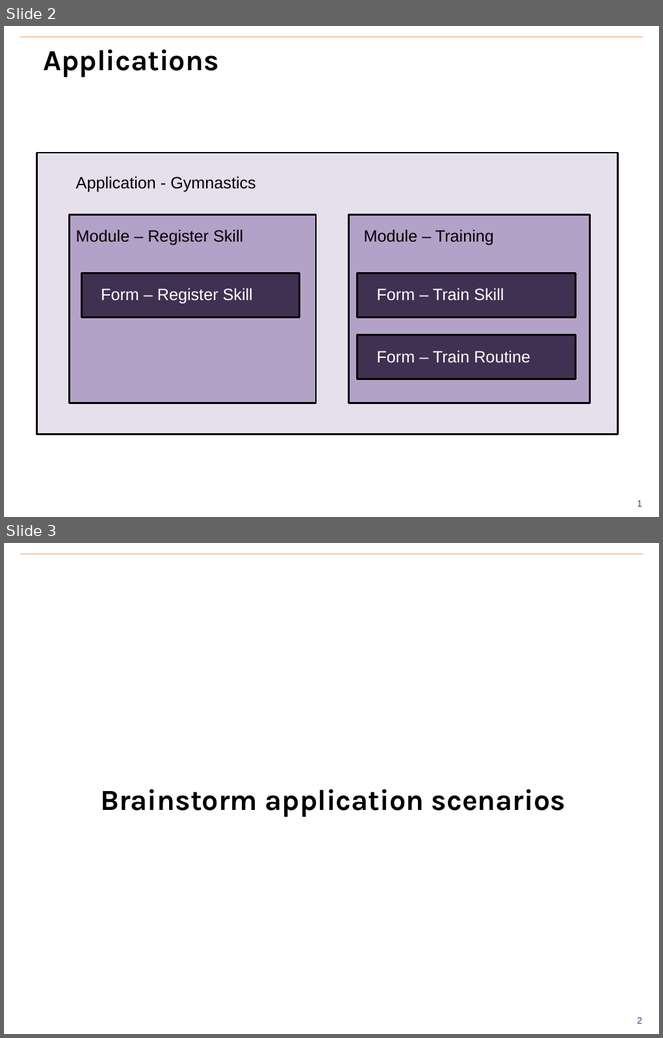
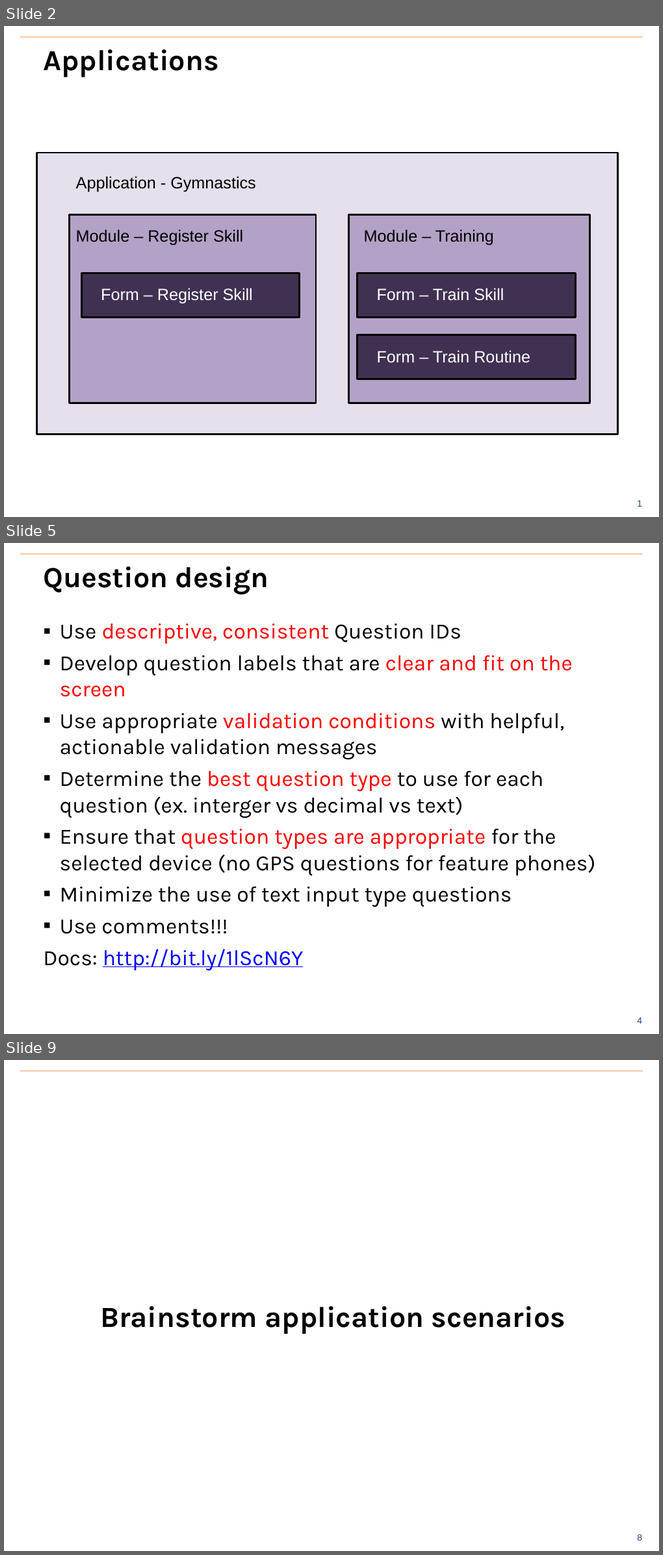
Before and after one commit to benrudolph/exi-training, a slide deck: ApplicationDesign/application_design.pptx. Shown one above the other, each under a label of ours: slides 2 and 3 before the commit, slides 2, 5 and 9 after it; the slides between them are not shown. The pictures are 663x1038 and 663x1555 pixels, drawn with LibreOffice and Linux fonts; fonts in the diff are those of the drawing; background and template pictures are left out. Boxes give left, top, right and bottom in pixels: in the first picture for what was removed or moved away, otherwise in the second. Text is boxed around its words. In the diff, an @@ line names an element or a change of style, - is before the commit and + after.

Commit message:
Application Design additions

```diff
--- a/ApplicationDesign/application_design.pptx
+++ b/ApplicationDesign/application_design.pptx
@@ slide 5 added at bbox=[4, 543, 659, 1034], background #FFFFFF; not listed: 2 template elements that a slide beside it also shows @@
@@ title added at bbox=[43, 566, 269, 594], 32 pt, text #000000, bold @@
+Question design
@@ text added at bbox=[43, 624, 596, 971], 24 pt, text #000000 @@
+▪ Use descriptive, consistent Question IDs
+▪ Develop question labels that are clear and fit on the screen
+▪ Use appropriate validation conditions with helpful, actionable validation messages
+▪ Determine the best question type to use for each question (ex. interger vs decimal vs text)
+▪ Ensure that question types are appropriate for the selected device (no GPS questions for feature phones)
+▪ Minimize the use of text input type questions
+▪ Use comments!!!
+Docs: http://bit.ly/1lScN6Y
@@ what was slide 3 is now slide 9 @@
@@ page number at bbox=[637, 1534, 642, 1541]: text changed @@
-2
+8
```
Also in this commit, not shown: 5 other slides added, 1 other file.
